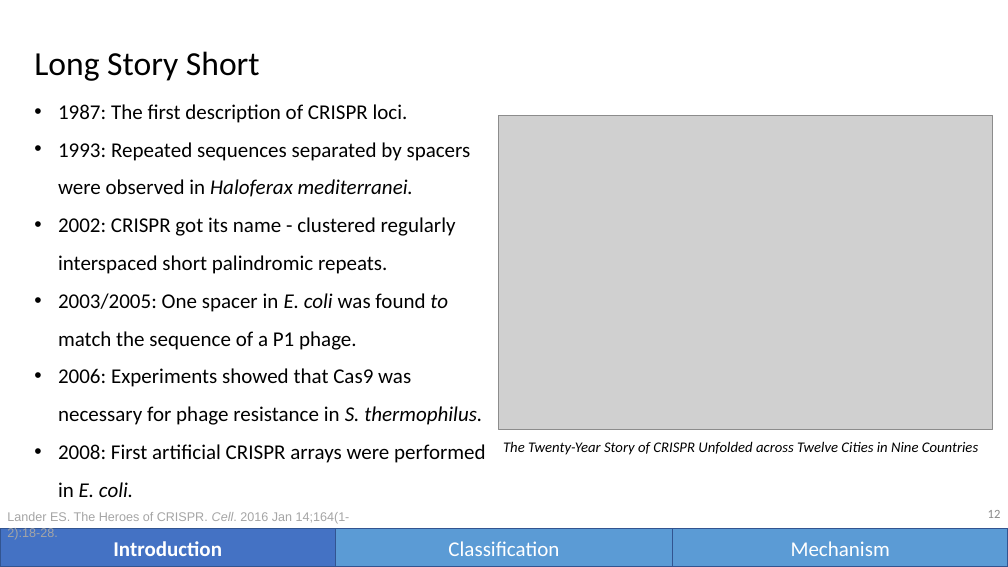
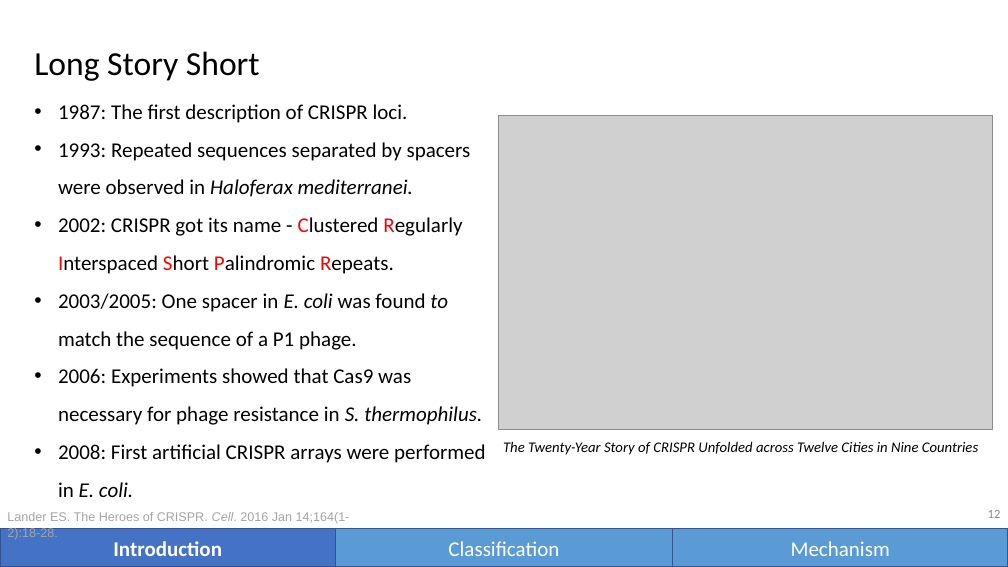
Before and after one commit to vwOvOwv/PKU-Undergraduate-Course, a slide deck: slide 12 of 遗传学(Genetics)/讨论课/Topic-3_遗传学技术/CRISPR-Cas.pptx. Drawn at 1008x567 pixels with LibreOffice and Linux fonts; fonts in the diff are those of the drawing; grey boxes stand for pictures. Boxes give left, top, right and bottom in pixels: in the first picture for what was removed or moved away, otherwise in the second. Text is boxed around its words. In the diff, an @@ line names an element or a change of style, - is before the commit and + after.

```diff
--- a/遗传学(Genetics)/讨论课/Topic-3_遗传学技术/CRISPR-Cas.pptx
+++ b/遗传学(Genetics)/讨论课/Topic-3_遗传学技术/CRISPR-Cas.pptx
@@ text at [58, 217, 462, 274]: text changed @@
-• 2002: CRISPR got its name - clustered regularly interspaced short palindromic repeats.
+• 2002: CRISPR got its name - Clustered Regularly Interspaced Short Palindromic Repeats.
```
Also in this commit, not shown: 18 other slides changed, 5 slides added, 1 other file.
